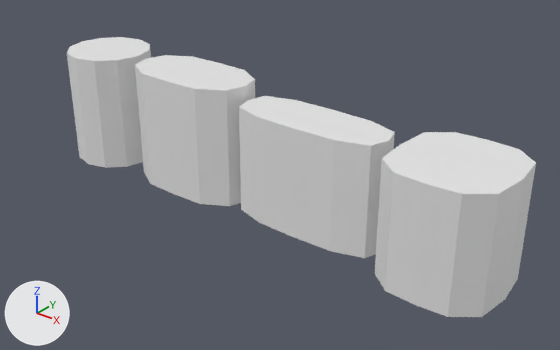
The FBX model Objects/KitchenTowels/KitchenTowels.fbx: old version first, new version second.
Camera for both pictures: a camera (50 mm lens) standing at (1.239, -0.989, 0.576) and looking at (0.407, 0.052, -0.07). The lights are fixed; the arrows at lower left show +X, +Y and +Z. Where no turn or scale is listed for an object, it has been applied to the vertices.

Names of what the first picture shows: 'E5_ST8_EM3_I1', 'E5_ST8_EM3_I2', 'E5_ST8_EM3_I3', 'E5_ST8_EM3_I4'.
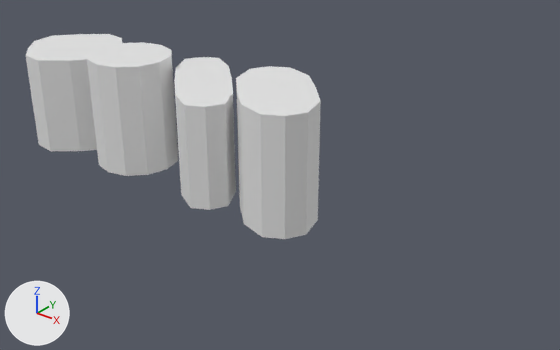
Edits to the bpy script that builds the scene:
```text
Change ob_e5_st8_em3_i4:
    ob_e5_st8_em3_i4.location: (0.833, -0.044, -0.013) -> (-0.137, -0.044, -0.013)
    ob_e5_st8_em3_i4.rotation_euler: (0.0, 0.0, 0.0) -> (0.0, 0.0, -0.785)  # degrees (0, 0, 0) -> degrees (0, 0, -45)
Change ob_e5_st8_em3_i2:
    ob_e5_st8_em3_i2.location: (0.177, 0.0, 0.0) -> (0.379, 0.067, 0.0)
    ob_e5_st8_em3_i2.rotation_euler: (0.0, 0.0, 0.0) -> (0.0, 0.0, -0.785)  # degrees (0, 0, 0) -> degrees (0, 0, -45)
Change ob_e5_st8_em3_i1:
    ob_e5_st8_em3_i1.location: (0.0, 0.0, 0.0) -> (0.063, 0.0, 0.0)
Change ob_e5_st8_em3_i3:
    ob_e5_st8_em3_i3.location: (0.521, 0.0, -0.013) -> (0.234, 0.031, -0.013)
    ob_e5_st8_em3_i3.rotation_euler: (0.0, 0.0, 0.0) -> (0.0, 0.0, -0.785)  # degrees (0, 0, 0) -> degrees (0, 0, -45)
```

Boxes [x1, y1, x2, y2] around the edits, measured in the pictures (560 x 350 px):
'E5_ST8_EM3_I4', moved, turned: before [375, 132, 536, 317]; after [26, 34, 122, 151]
'E5_ST8_EM3_I3', moved, turned: before [239, 96, 395, 258]; after [174, 57, 236, 210]
'E5_ST8_EM3_I2', moved, turned: before [135, 55, 255, 206]; after [236, 66, 321, 239]
'E5_ST8_EM3_I1', moved: before [67, 37, 151, 168]; after [87, 42, 178, 176]
